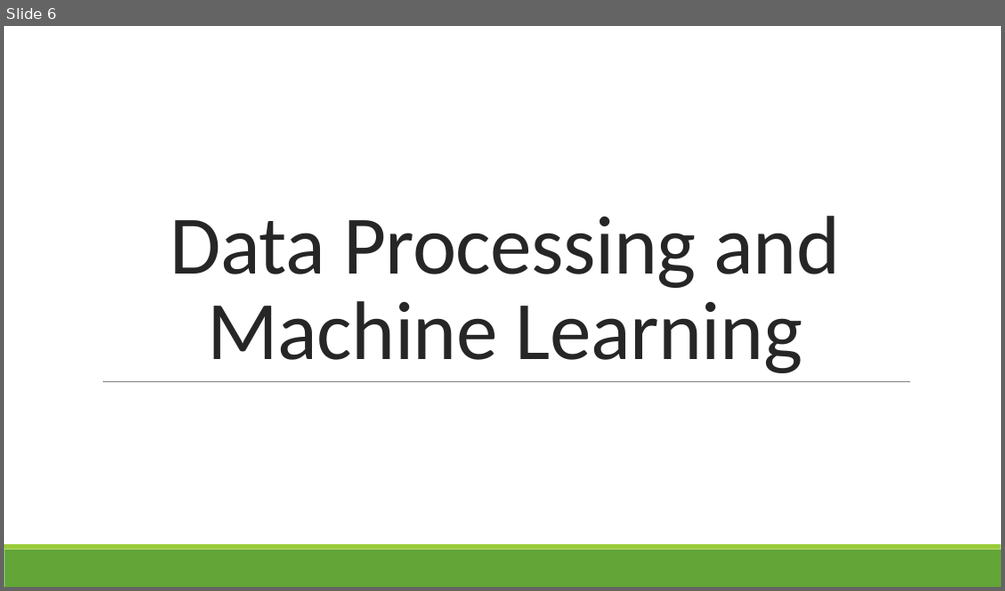
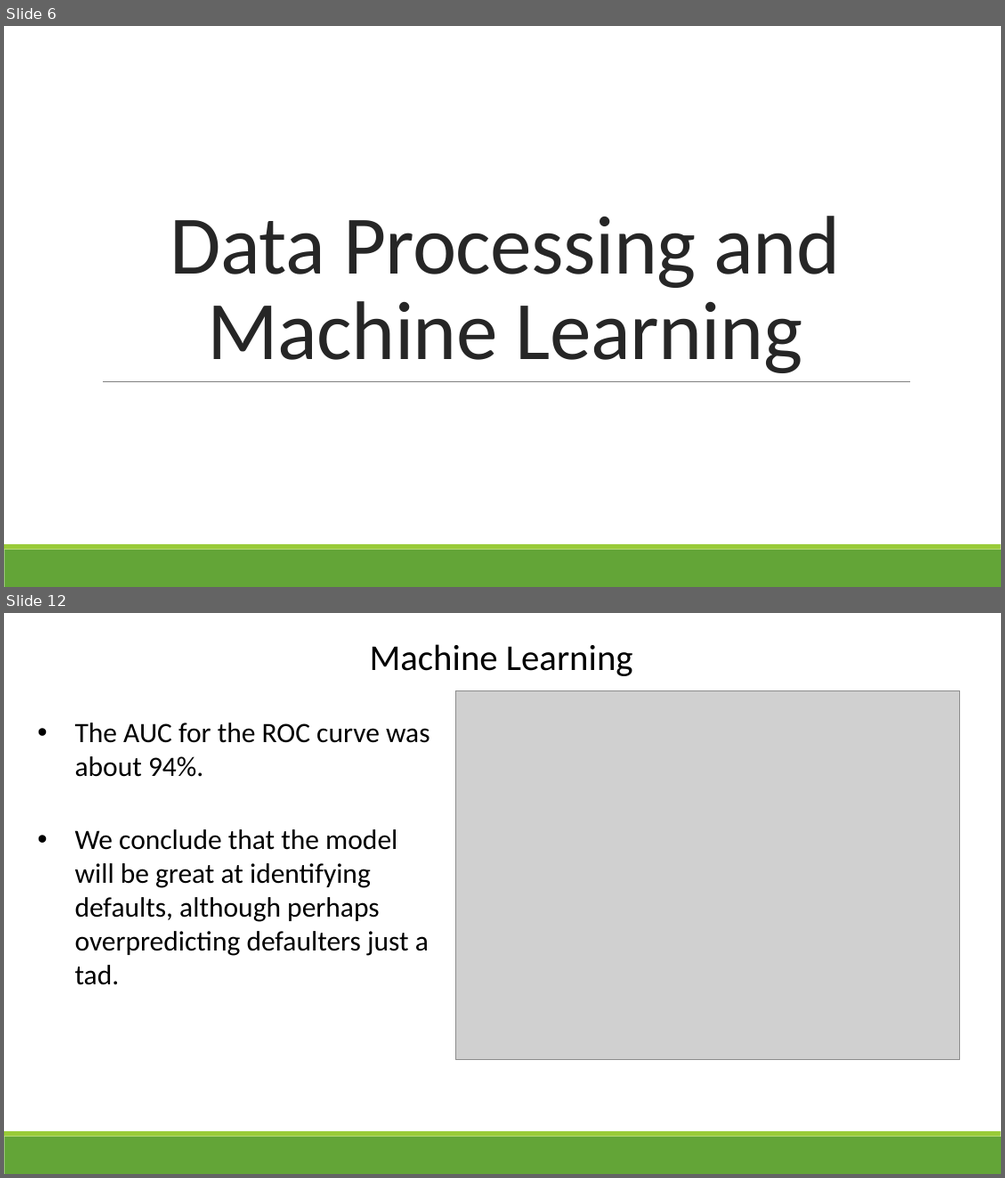
Before and after one commit to G6-2Flyy/DS-Project-4-Group-2, a slide deck: anjum_stuff/Silicon Prairie Bank Presentation.pptx. Shown one above the other, each under a label of ours: slide 6 before the commit, slides 6 and 12 after it; the slides between them are not shown. The pictures are 1005x591 and 1005x1178 pixels, drawn with LibreOffice and Linux fonts; fonts in the diff are those of the drawing; grey boxes stand for pictures. Boxes give left, top, right and bottom in pixels: in the first picture for what was removed or moved away, otherwise in the second. Text is boxed around its words. In the diff, an @@ line names an element or a change of style, - is before the commit and + after.

```diff
--- a/anjum_stuff/Silicon Prairie Bank Presentation.pptx
+++ b/anjum_stuff/Silicon Prairie Bank Presentation.pptx
@@ slide 12 added at [4,613,1001,1174], background #FFFFFF; not listed: 2 template elements that a slide beside it also shows @@
@@ text added at [370,644,633,676], 35 pt, text #000000 @@
+Machine Learning
@@ picture added at [456,690,961,1060] @@
@@ text added at [75,722,430,777], 27 pt, text #000000 @@
+• The AUC for the ROC curve was about 94%.
@@ text added at [75,829,429,985], 27 pt, text #000000 @@
+• We conclude that the model will be great at identifying defaults, although perhaps overpredicting defaulters just a tad.
```
Also in this commit, not shown: 2 slides changed, 12 other slides added, 15 other files.
